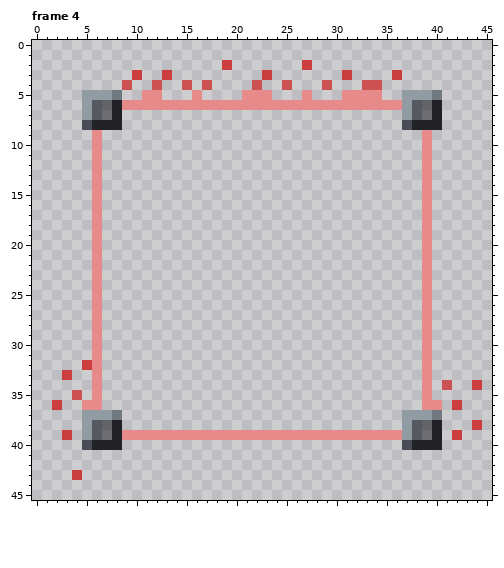
A pixel-art file gets an edit: src/assets/walls2.aseprite. The first picture shows the starting point.
46x46 pixels, 7 frames. Colours within 5 levels of each other are drawn and written as one. Shown: frame 4. The commit also changed other frames, which this record leaves out.
The result:
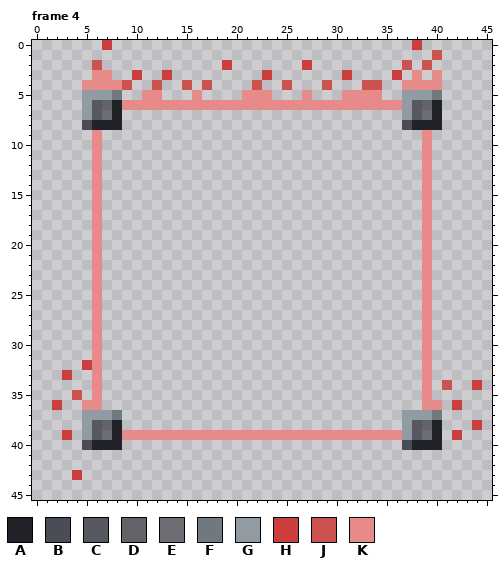
Palette (. is transparent): A #212227  B #4a4c57  C #575961  D #636469  E #6d6e73  F #717980  G #919ba3  H #cc3d3d  J #cc5252  K #e68a8a
What changed:
Frame 4, layer "spray":
y 0: x 7 . -> H; x 38 . -> H
y 1: x 40 . -> J
y 2: x 6 . -> J; x 37 . -> J; x 39 . -> J
y 3: x 6..7 .. -> KK; x 38 . -> K; x 40 . -> K
y 4: x 5..8 .... -> KKKK; x 37..40 .... -> KKKK
Changed places in both pictures, as pixel boxes (x1, y1, x2, y2):
added: (82, 40, 122, 90)
added: (402, 40, 442, 90)
